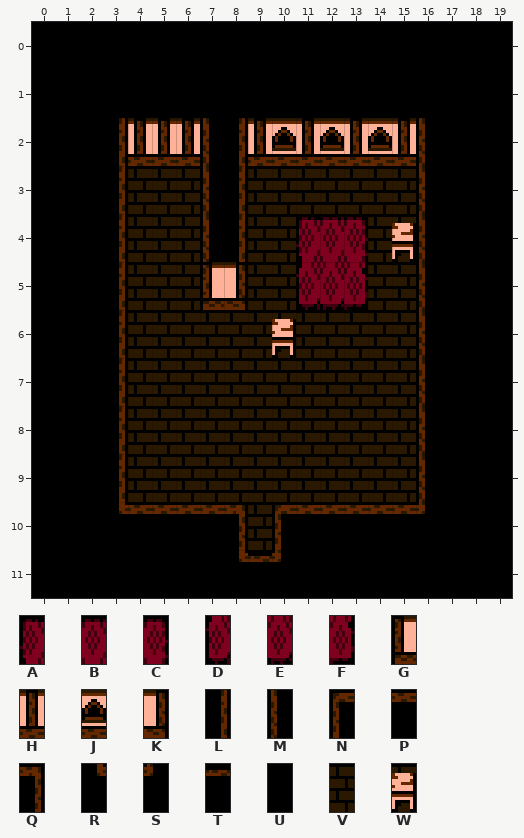
An edit to a level. Tiled map, tiled/forest_room_20.tmx. This is how it looked before the edit.
Cells are 8x16 px. Shown: x 0..19, y 0..11.
Key: from "forest_carpet": A 1, B 2, C 3, D 6, E 7, F 8; from "forest_house": G 0, H 1, J 2, K 5, L 10, M 11, N 12, P 13, Q 14, R 15, S 16, T 17, U 18, V 19, W 20.
_ is an empty cell.
Layer "Tile Layer 1" before, first column x 0:
 0 UUUUUUUUUUUUUUUUUUUU
 1 UUUUUUUUUUUUUUUUUUUU
 2 UUULHHHMLHJHJHJHMUUU
 3 UUULVVVMLVVVVVVVMUUU
 4 UUULVVVMLVVABCVWMUUU
 5 UUULVVVGKVVDEFVVMUUU
 6 UUULVVVVVVWVVVVVMUUU
 7 UUULVVVVVVVVVVVVMUUU
 8 UUULVVVVVVVVVVVVMUUU
 9 UUULVVVVVVVVVVVVMUUU
10 UUURPPPPQVNPPPPPSUUU
11 UUUUUUUURTSUUUUUUUUU
After:
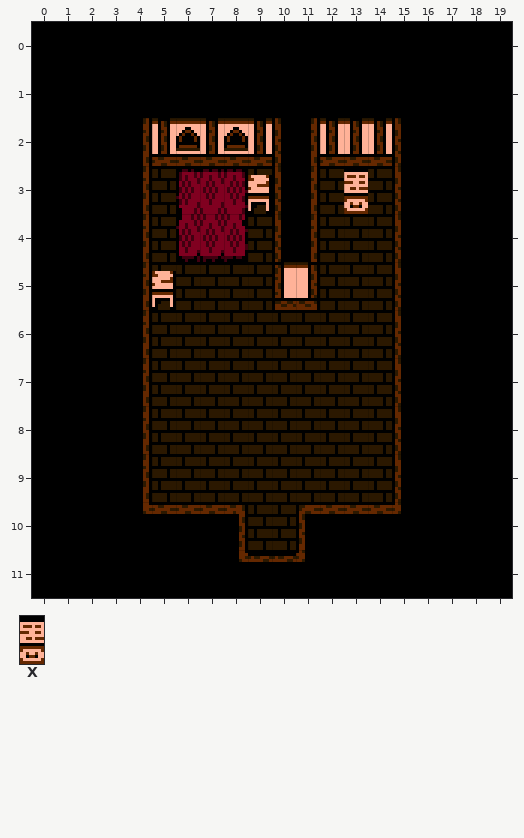
Further tiles: from "forest_house": X 21.
Difference:
{"where": "layer \"Tile Layer 1\""}
{"y":2,"x":3,"old":"LH","new":"UL"}
{"y":2,"x":6,"old":"HML","new":"JHJ"}
{"y":2,"x":10,"old":"JHJ","new":"MLH"}
{"y":2,"x":14,"old":"JHM","new":"HMU"}
{"y":3,"x":3,"old":"LV","new":"UL"}
{"y":3,"x":6,"old":"VMLVVV","new":"ABCWML"}
{"y":3,"x":13,"old":"V","new":"X"}
{"y":3,"x":15,"old":"VM","new":"MU"}
{"y":4,"x":3,"old":"LV","new":"UL"}
{"y":4,"x":6,"old":"VML","new":"DEF"}
{"y":4,"x":10,"old":"VABC","new":"MLVV"}
{"y":4,"x":15,"old":"WM","new":"MU"}
{"y":5,"x":3,"old":"LVV","new":"ULW"}
{"y":5,"x":7,"old":"GK","new":"VV"}
{"y":5,"x":10,"old":"VDEF","new":"GKVV"}
{"y":5,"x":15,"old":"VM","new":"MU"}
{"y":6,"x":3,"old":"LV","new":"UL"}
{"y":6,"x":10,"old":"W","new":"V"}
{"y":6,"x":15,"old":"VM","new":"MU"}
{"y":7,"x":3,"old":"LV","new":"UL"}
{"y":7,"x":15,"old":"VM","new":"MU"}
{"y":8,"x":3,"old":"LV","new":"UL"}
{"y":8,"x":15,"old":"VM","new":"MU"}
{"y":9,"x":3,"old":"LV","new":"UL"}
{"y":9,"x":15,"old":"VM","new":"MU"}
{"y":10,"x":3,"old":"RP","new":"UR"}
{"y":10,"x":10,"old":"NP","new":"VN"}
{"y":10,"x":15,"old":"PS","new":"SU"}
{"y":11,"x":10,"old":"SU","new":"TS"}
{"label":"changed","picture_box":[119,118,425,562]}
